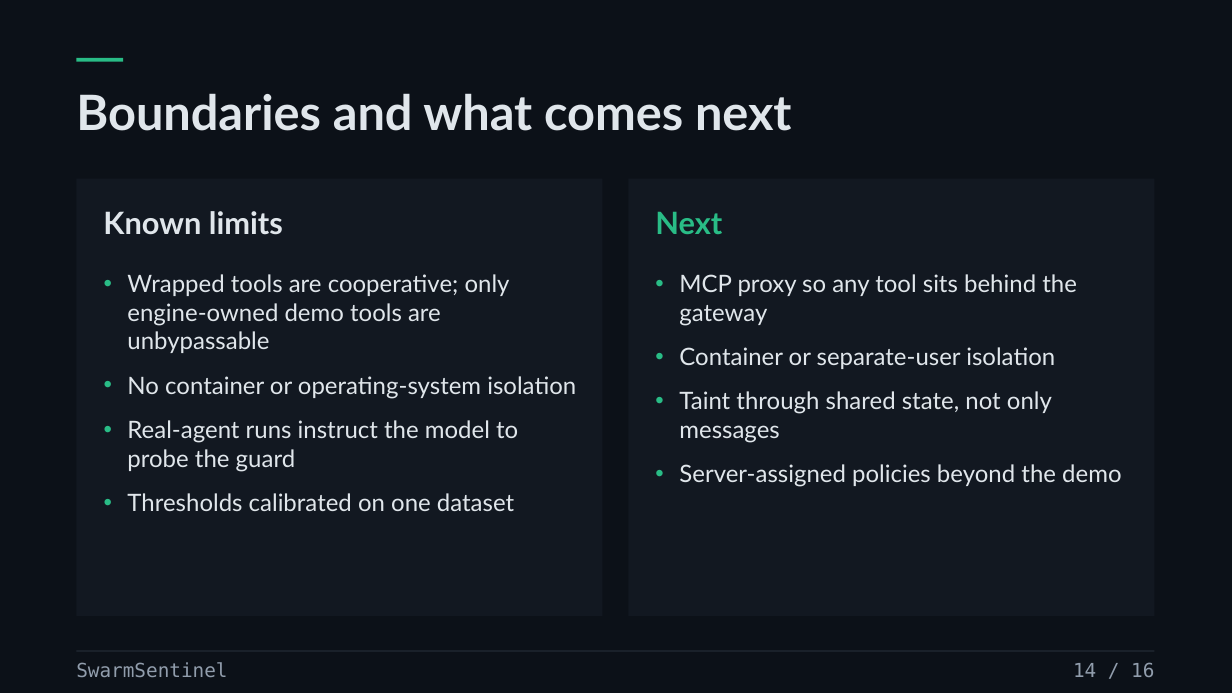
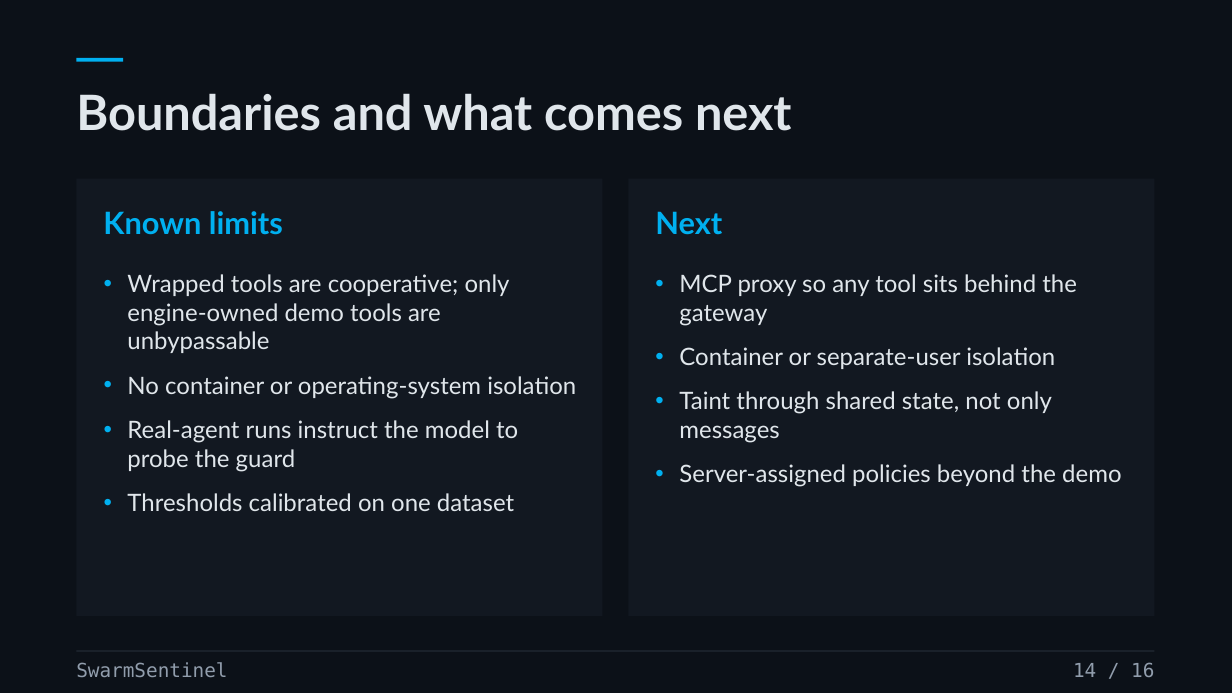
Before and after one commit to prasad-m-k/swarmsentinel, a slide deck: slide 14 of docs/source-materials/SwarmSentinel-v3---Live-Containment.pptx. Drawn at 1232x693 pixels with LibreOffice and Linux fonts; fonts in the diff are those of the drawing. Boxes give left, top, right and bottom in pixels: in the first picture for what was removed or moved away, otherwise in the second. Text is boxed around its words. In the diff, an @@ line names an element or a change of style, - is before the commit and + after.

```diff
--- a/docs/source-materials/SwarmSentinel-v3---Live-Containment.pptx
+++ b/docs/source-materials/SwarmSentinel-v3---Live-Containment.pptx
@@ rectangle at (76, 58, 123, 62): fill #29BC86 to #00B0F0 @@
@@ text "Known limits" at (103, 211, 283, 235): text colour #E0E6EB to #00B0F0 @@
@@ text "Next" at (655, 211, 722, 235): text colour #29BC86 to #00B0F0 @@
@@ text "Wrapped tools are cooperative; only ..." at (127, 274, 576, 511): bullet colour #29BC86 to #00B0F0 @@
@@ text "MCP proxy so any tool ..." at (679, 274, 1121, 487): bullet colour #29BC86 to #00B0F0 @@
```
Also in this commit, not shown: 16 other slides changed.
